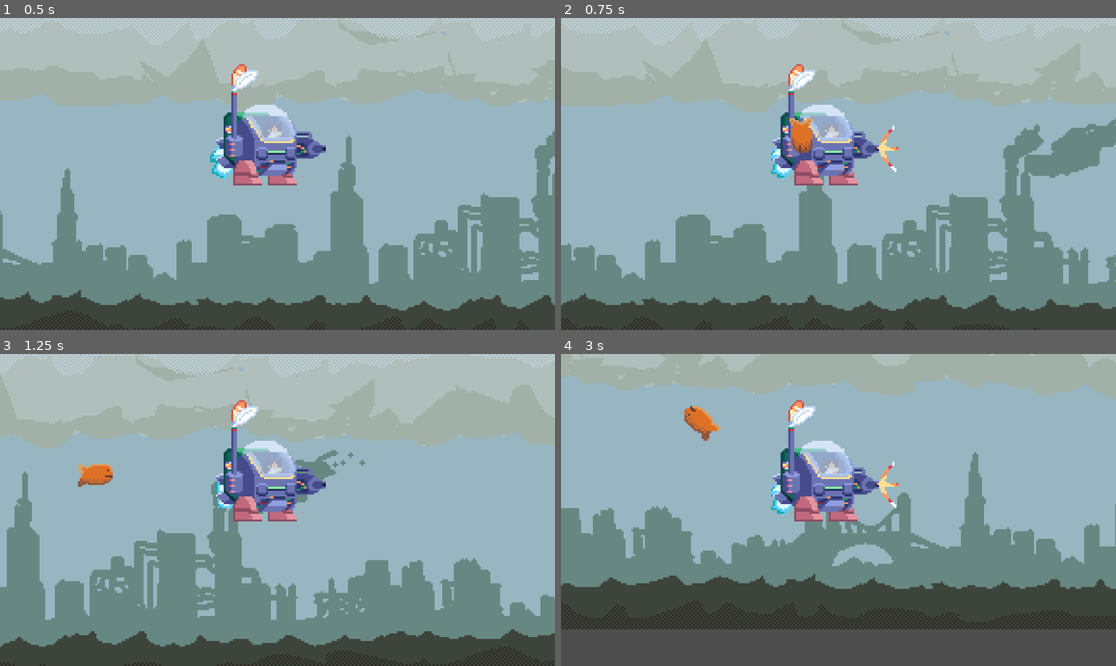
Above: before the commit, frames 1-4 (two rows, left to right).
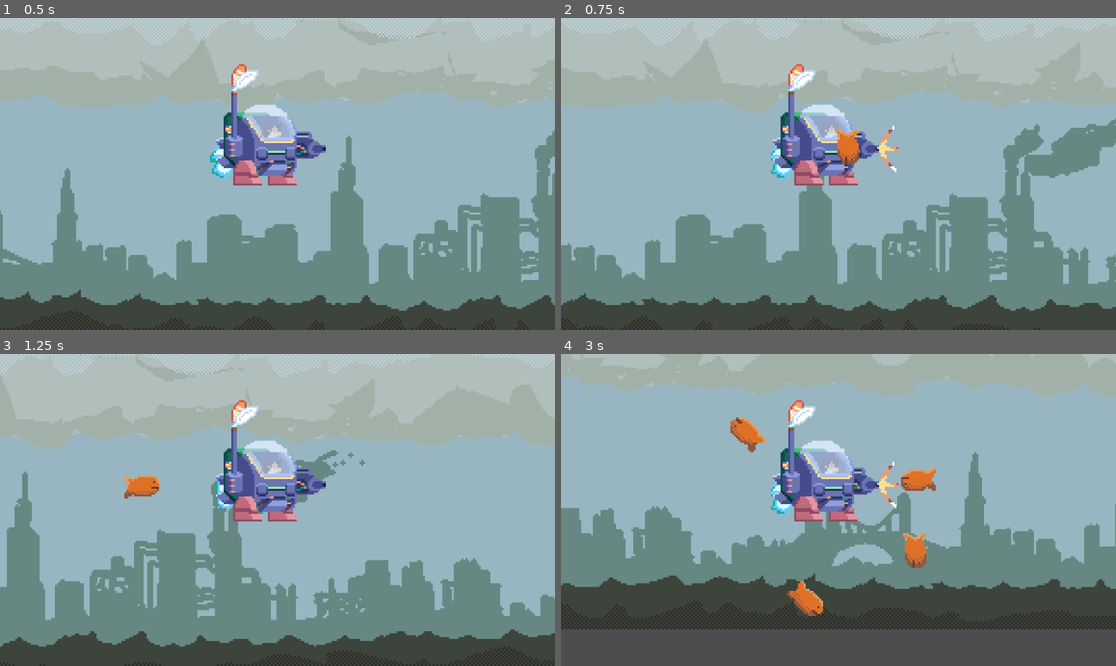
Above: after the commit, the same moments.

Repository: Antperson/MechaCAT
Game: Godot game, scene res://Levels/main.tscn
Two runs of this game, one before a commit and one after it. Both use one fixed random seed, a clock stepped at 60 frames per second and the inputs below.
Inputs:
- Up to frame 1 (0.5 s): no input
- Up to frame 2 (0.75 s): tap Enter at 0.5 s; hold D (right) from 0.53 s (still down); tap Space (shoot) at 0.6 s
- Up to frame 3 (1.25 s): keep holding D (right)
- Up to frame 4 (3 s): release D (right) at 1.28 s; hold S (down) 1.28-2.03 s; tap Space (shoot) at 1.35, 2.3, 2.85 s; hold D (right) 2.03-2.78 s; tap Shift (slash) at 2.1 s; hold W (up) from 2.78 s (still down)

Frame 1 is identical in both runs. In frame 2, 0.8% of the frame differs, in the area x 41-54%, y 32-47%; in frame 3, 0.8%; in frame 4, 2.0%, in the area x 22-68%, y 16-84%.

Commit message:
push it baby

Diff:
--- a/mechacat/Scenes/enemy.tscn
+++ b/mechacat/Scenes/Goldfish_base.tscn
@@ -302,7 +302,7 @@
 "speed": 12.0
 }]
 
-[node name="Enemy" type="Node2D"]
+[node name="Goldfish_base" type="Node2D"]
 script = ExtResource("1_1f0kj")
 
 [node name="AnimatedSprite2D" type="AnimatedSprite2D" parent="."]
--- a/mechacat/Scenes/Main.tscn
+++ /dev/null
@@ -1,15 +0,0 @@
-[gd_scene load_steps=3 format=3 uid="uid://dot1aesh27ywy"]
-
-[ext_resource type="PackedScene" uid="uid://dtwj1wjmxf1es" path="res://Scenes/player.tscn" id="1_r150o"]
-[ext_resource type="PackedScene" uid="uid://bukk866yhl1nm" path="res://Scenes/enemy.tscn" id="2_idj7w"]
-
-[node name="Main" type="Node2D"]
-
-[node name="Player" parent="." instance=ExtResource("1_r150o")]
-position = Vector2(32, 77)
-
-[node name="Enemy" parent="." instance=ExtResource("2_idj7w")]
-position = Vector2(977, 342)
-
-[node name="Enemy2" parent="." instance=ExtResource("2_idj7w")]
-position = Vector2(731, 615)
--- /dev/null
+++ b/mechacat/Scenes/bulletpatterntest.tscn
@@ -0,0 +1,15 @@
+[gd_scene load_steps=3 format=3 uid="uid://dot1aesh27ywy"]
+
+[ext_resource type="PackedScene" uid="uid://dtwj1wjmxf1es" path="res://Scenes/player.tscn" id="1_undjn"]
+[ext_resource type="PackedScene" uid="uid://bukk866yhl1nm" path="res://Scenes/Goldfish_base.tscn" id="2_j62k0"]
+
+[node name="bulletpatterntest" type="Node2D"]
+
+[node name="Player" parent="." instance=ExtResource("1_undjn")]
+position = Vector2(32, 77)
+
+[node name="Enemy" parent="." instance=ExtResource("2_j62k0")]
+position = Vector2(977, 342)
+
+[node name="Enemy2" parent="." instance=ExtResource("2_j62k0")]
+position = Vector2(731, 615)
--- a/mechacat/Scripts/player.gd
+++ b/mechacat/Scripts/player.gd
@@ -36,3 +36,5 @@
 	var b = bullet.instantiate()
 	b.position = $Rotator.position
 	get_parent().add_child(b)
+	b.position = $Rotator.global_position
+	b.rotation = $Rotator.global_rotation
